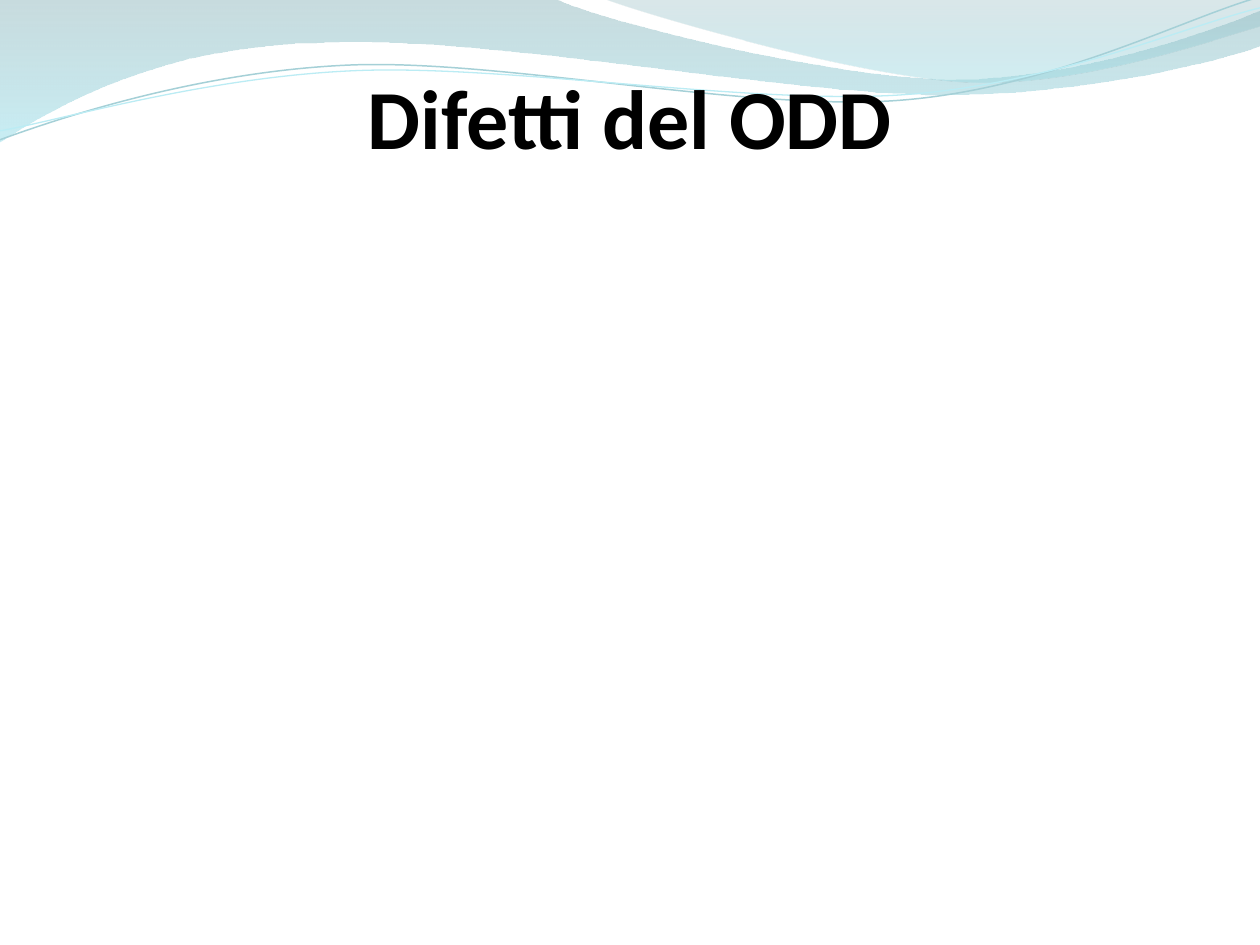
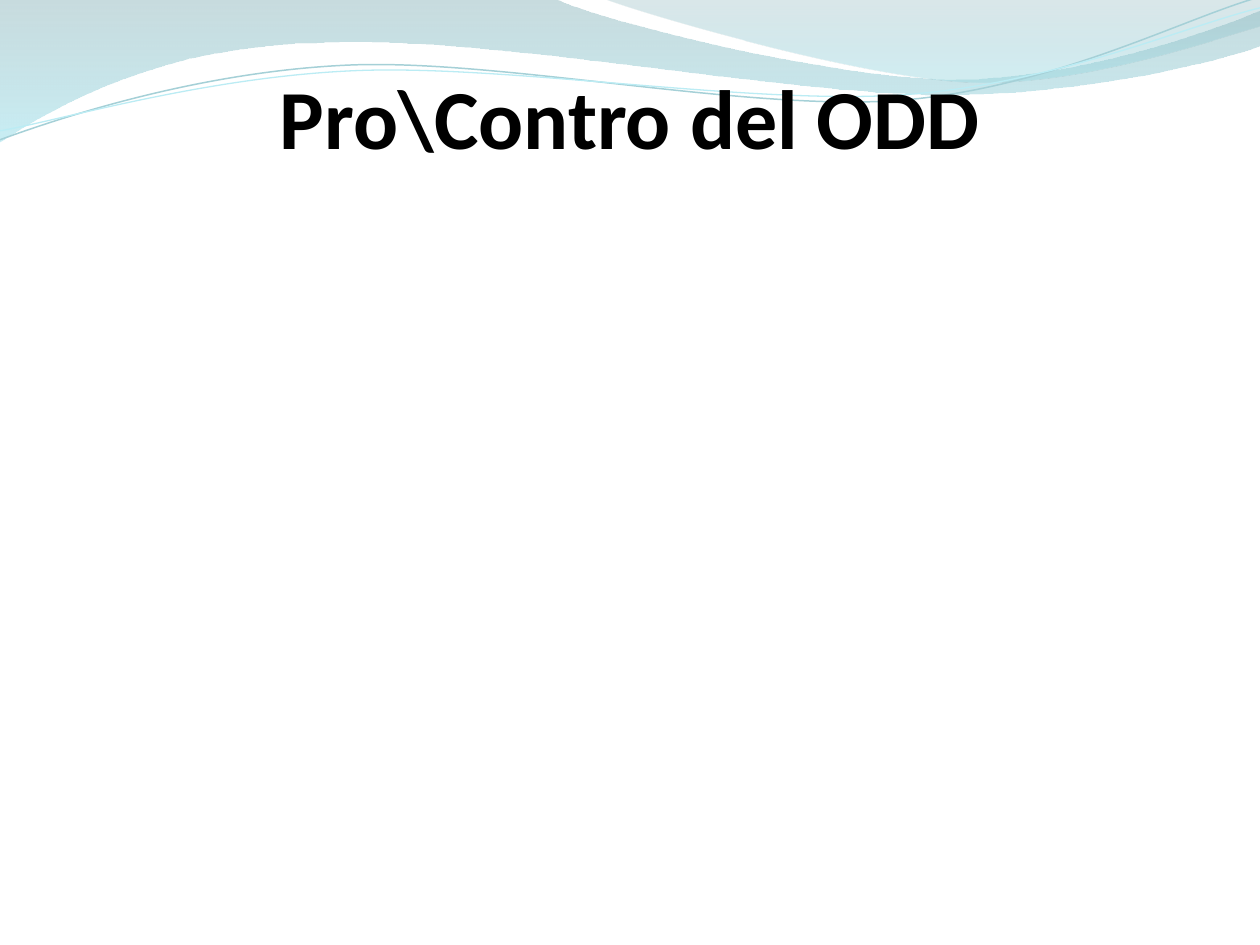
Before and after one commit to ammirate/at-silo, a slide deck: slide 29 of Presentazione/Atsilo3/Atsilo_H_PresentazioneFinale.pptx (slide 23 before the commit). Drawn at 1260x945 pixels with LibreOffice and Linux fonts; fonts in the diff are those of the drawing. Boxes give left, top, right and bottom in pixels: in the first picture for what was removed or moved away, otherwise in the second. Text is boxed around its words. In the diff, an @@ line names an element or a change of style, - is before the commit and + after.

```diff
--- a/Presentazione/Atsilo3/Atsilo_H_PresentazioneFinale.pptx
+++ b/Presentazione/Atsilo3/Atsilo_H_PresentazioneFinale.pptx
@@ text at box(280, 79, 980, 153): text changed @@
-Difetti del ODD
+Pro\Contro del ODD
```
Also in this commit, not shown: 13 other slides changed, 14 slides added, 16 slides removed, 10 other files.
